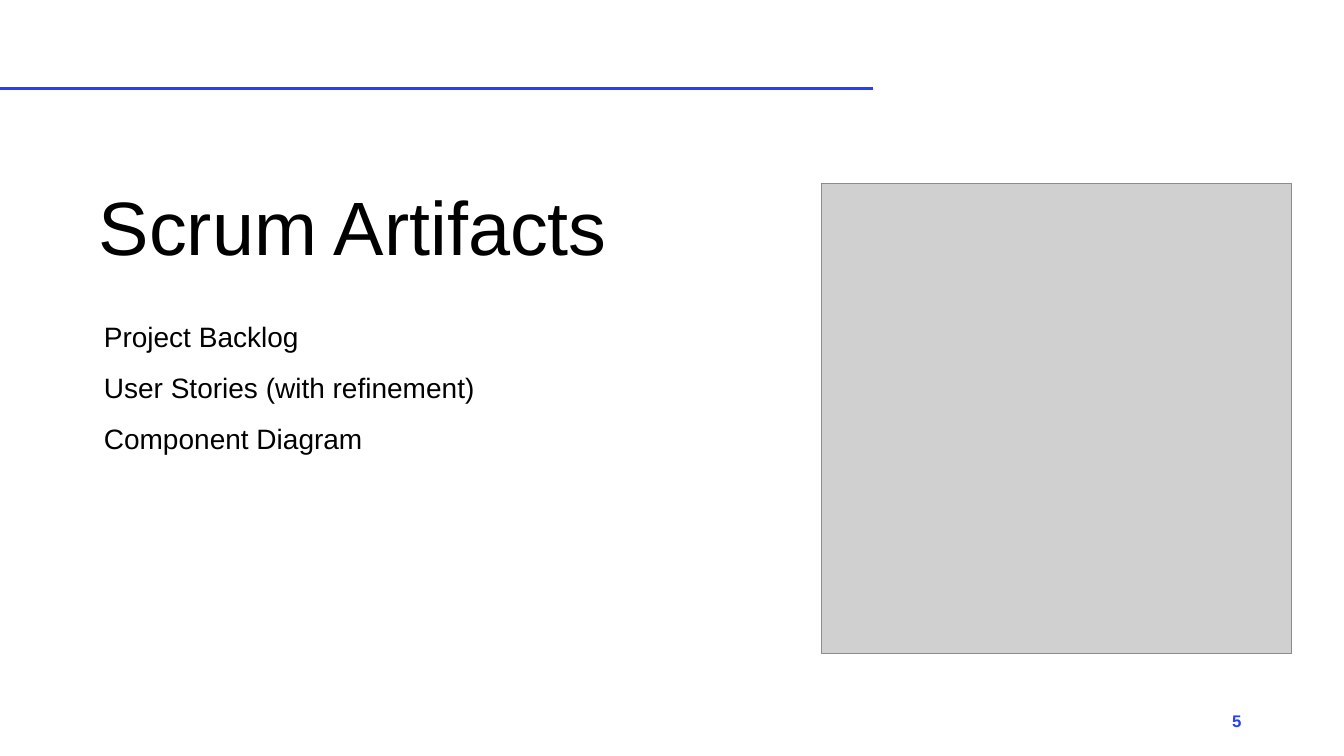
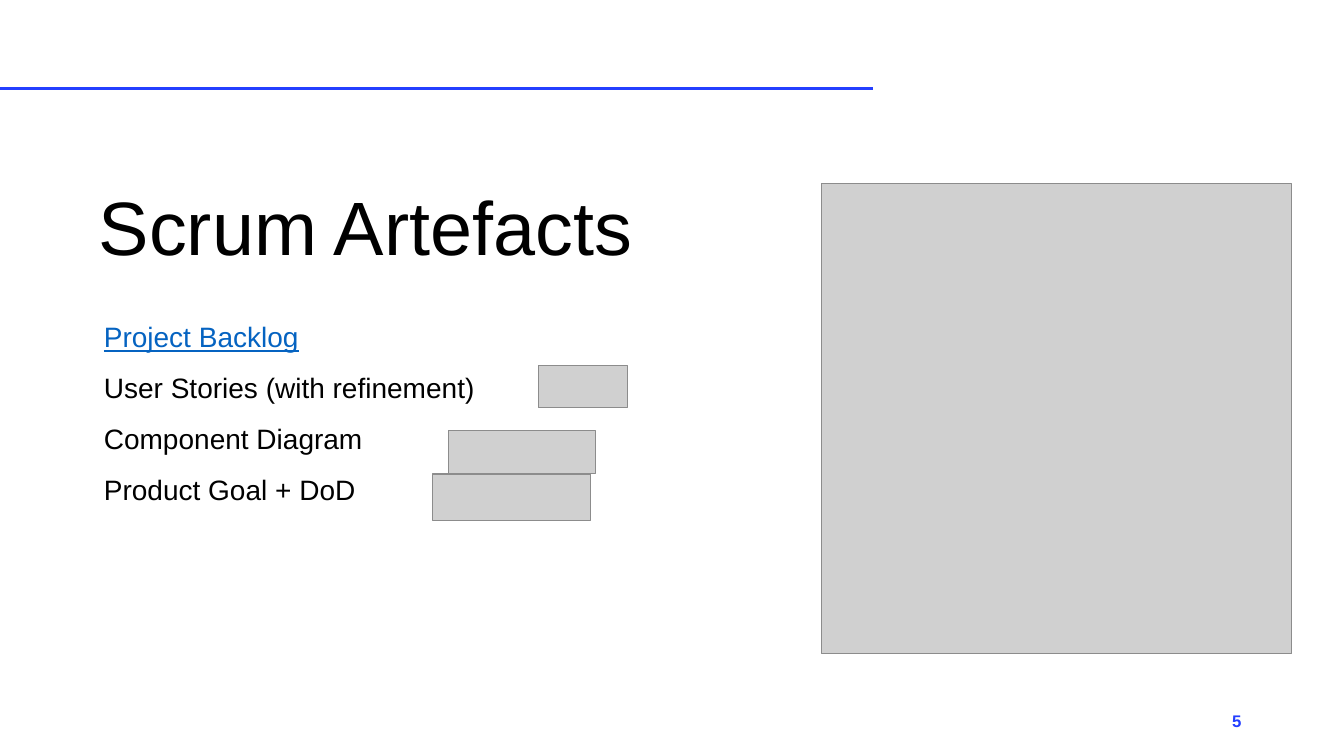
Before and after one commit to seiemens/snpt, a slide deck: slide 5 of doku/Notre Projet.pptx. Drawn at 1344x756 pixels with LibreOffice and Linux fonts; fonts in the diff are those of the drawing; grey boxes stand for pictures. Boxes give left, top, right and bottom in pixels: in the first picture for what was removed or moved away, otherwise in the second. Text is boxed around its words. In the diff, an @@ line names an element or a change of style, - is before the commit and + after.

```diff
--- a/doku/Notre Projet.pptx
+++ b/doku/Notre Projet.pptx
@@ title at (99,200,632,256): text changed @@
-Scrum Artifacts
+Scrum Artefacts
@@ text at (104,326,299,353): text colour #000000 to #0563C1, underline on in "Project Backlog" @@
@@ picture added at (538,365,628,407) @@
@@ picture added at (449,432,596,474) @@
@@ text at (104,479,355,501): paragraph added @@
+Product Goal + DoD
@@ picture added at (434,474,591,520) @@
```
Also in this commit, not shown: 1 other slide changed, 1 slide added, 1 slide removed, 1 other file.
